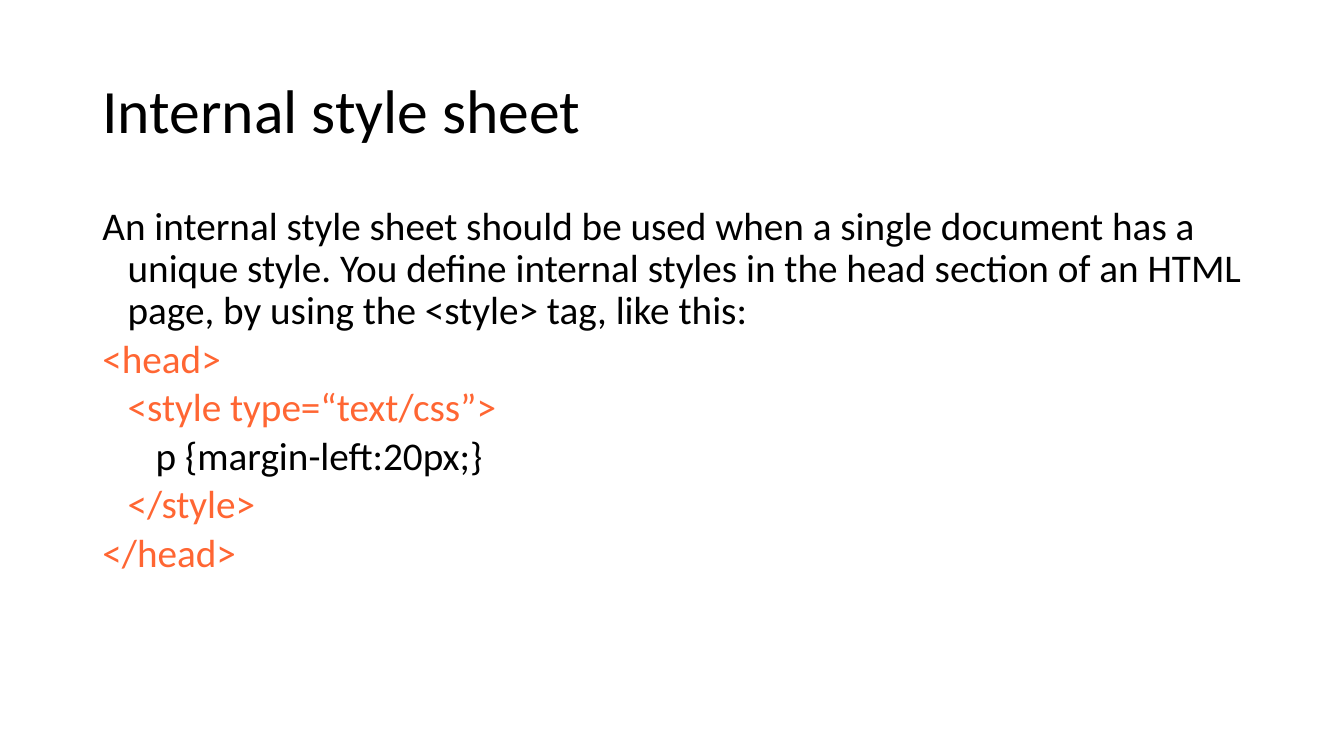
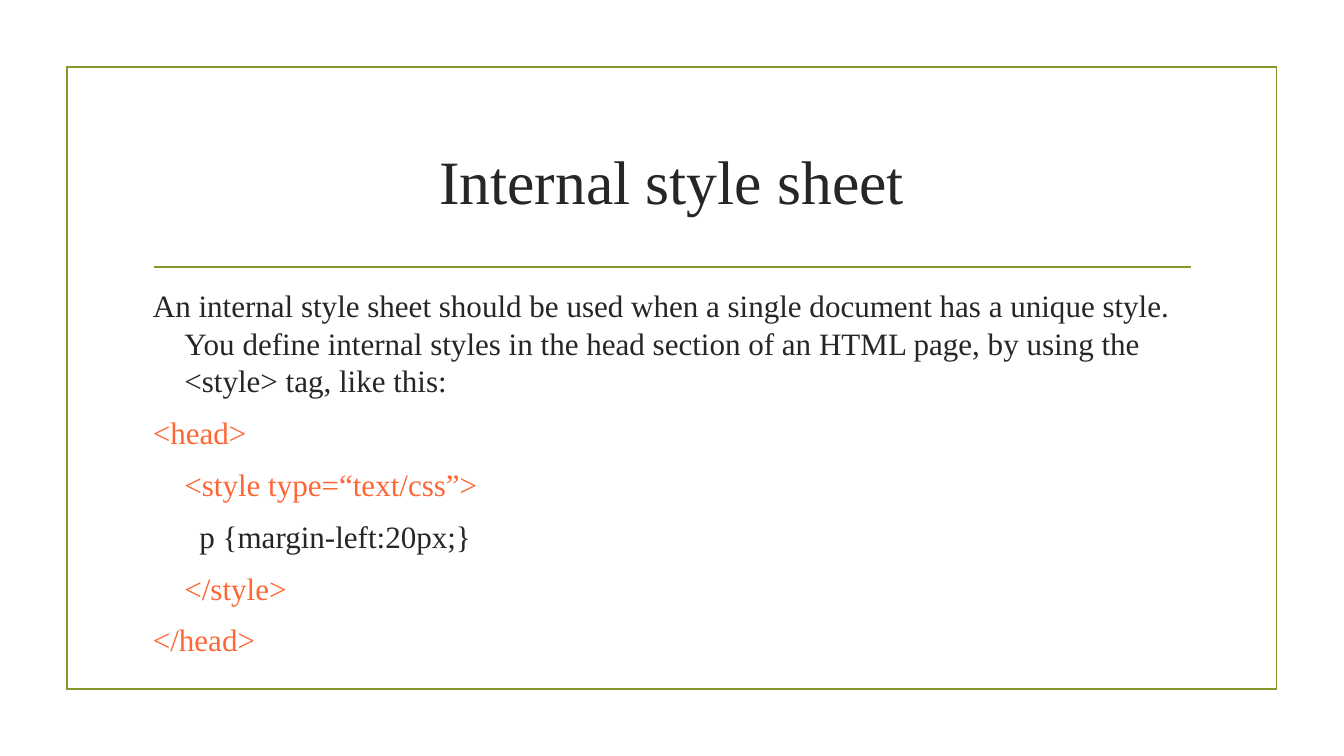
Before and after one commit to saikirandd/cssworkshop, a slide deck: slide 13 of Cascading Style Sheets- CSS.pptx. Drawn at 1344x756 pixels with LibreOffice and Linux fonts; fonts in the diff are those of the drawing; background and template pictures are left out. Boxes give left, top, right and bottom in pixels: in the first picture for what was removed or moved away, otherwise in the second. Text is boxed around its words. In the diff, an @@ line names an element or a change of style, - is before the commit and + after.

```diff
--- a/Cascading Style Sheets- CSS.pptx
+++ b/Cascading Style Sheets- CSS.pptx
@@ rectangle added at [67, 68, 1276, 690], outline #83992A 1.25 pt @@
@@ title "Internal style sheet": place and size @@
-title "Internal style sheet" at [102, 90, 580, 143]
+title "Internal style sheet" at [439, 161, 904, 216]
@@ title "Internal style sheet" at [439, 161, 904, 216]: font Calibri to Times New Roman, text colour #000000 to #262626; alignment left to centre; line spacing 0.9 to 1 @@
@@ line added from (154, 267) to (1191, 267), #83992A 1.25 pt @@
@@ text "An internal style sheet should ...": place and size @@
-text "An internal style sheet should ..." at [102, 212, 1241, 569]
+text "An internal style sheet should ..." at [153, 295, 1169, 652]
@@ text "An internal style sheet should ..." at [153, 295, 1169, 652]: size 28 to 22.2 pt, font Calibri to Times New Roman; text colour #000000 to #262626 in "An internal style sheet should be used ...", "p {margin-left:20px;}"; indent changed; line spacing 0.9 to 1; more space between paragraphs @@
```
Also in this commit, not shown: 20 other slides changed, 2 slides added.
